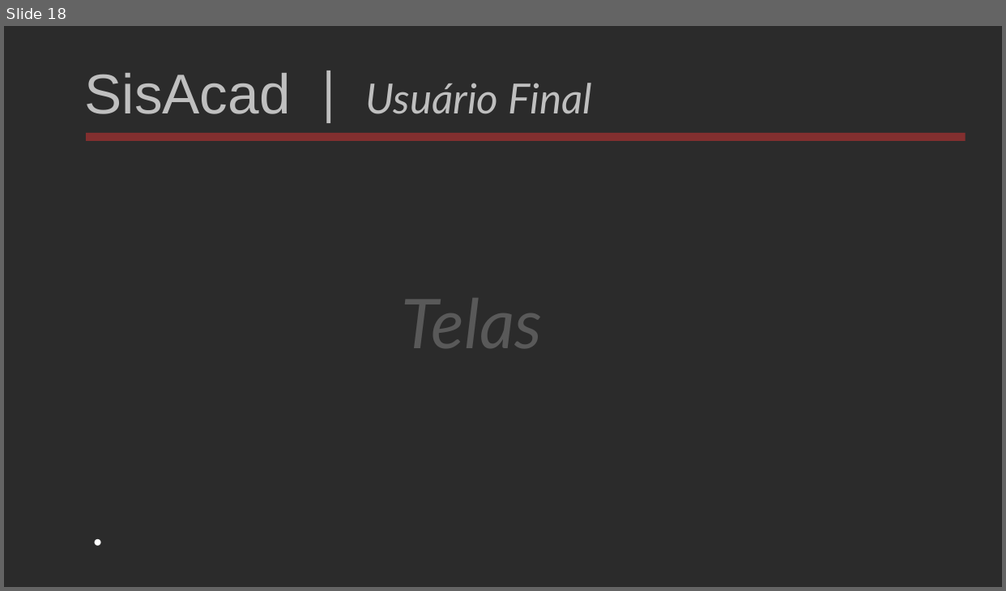
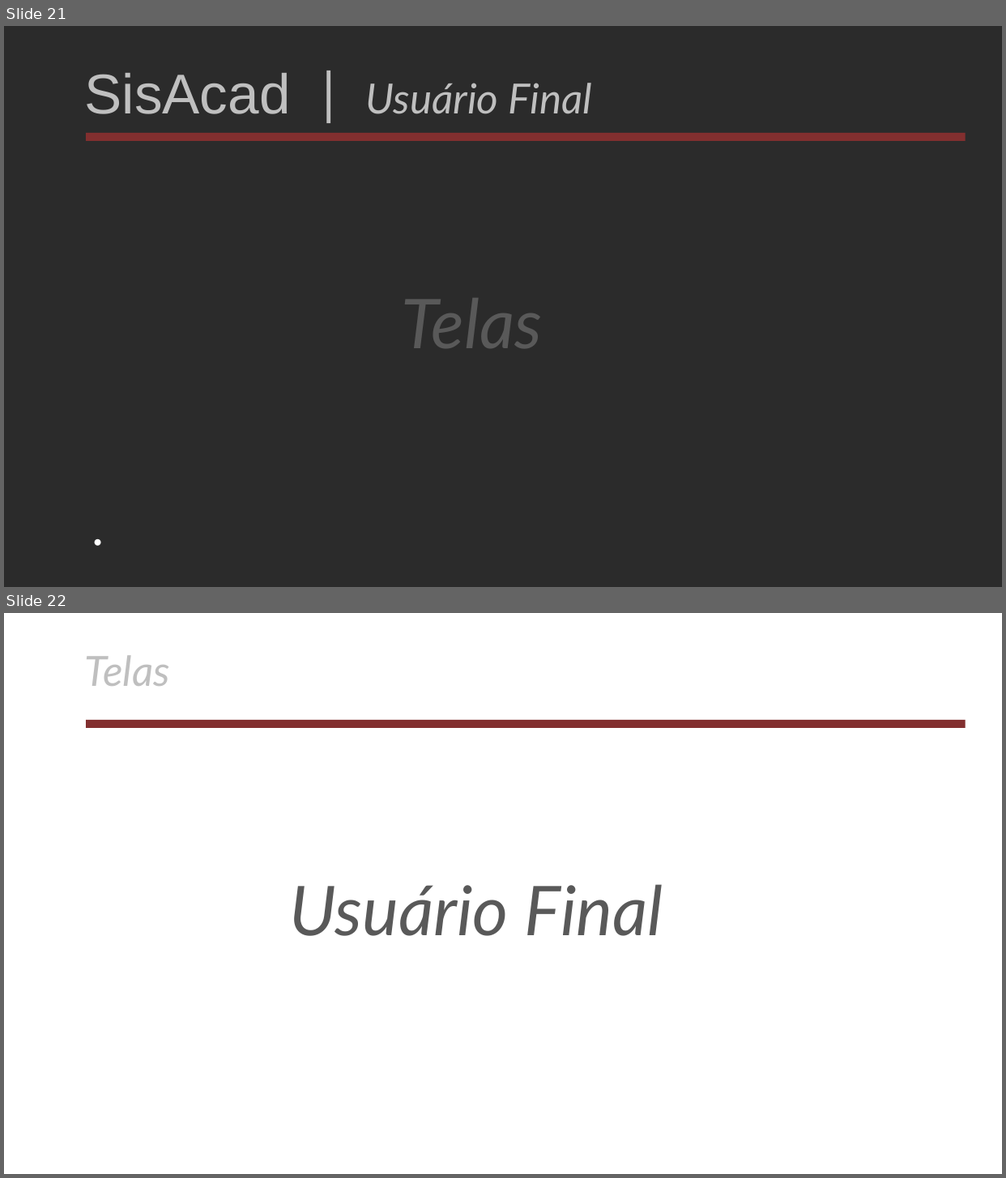
Before and after one commit to AlexsandroMatias2017/MeuBancoDeDados, a slide deck: apresentacao/apresentacaoDoProjeto.odp. Shown one above the other, each under a label of ours: slide 18 before the commit, slides 21 and 22 after it. The pictures are 1006x591 and 1006x1178 pixels, drawn with LibreOffice and Linux fonts; fonts in the diff are those of the drawing; background and template pictures are left out; a plain dark background stands for a picture behind light text. Boxes give left, top, right and bottom in pixels: in the first picture for what was removed or moved away, otherwise in the second. Text is boxed around its words. In the diff, an @@ line names an element or a change of style, - is before the commit and + after.

```diff
--- a/apresentacao/apresentacaoDoProjeto.odp
+++ b/apresentacao/apresentacaoDoProjeto.odp
@@ slide 22 added at [4, 613, 1002, 1174], background picture (left out) @@
@@ text added at [85, 655, 170, 686], 40 pt, text #BFBFBF, italic @@
+Telas
@@ rectangle added at [86, 720, 965, 728], fill #822F2F @@
@@ text added at [289, 884, 663, 936], 66 pt, text #595959, italic @@
+Usuário Final
@@ what was slide 18 is now slide 21 @@
```
Also in this commit, not shown: 14 slides changed, 10 other slides added.
